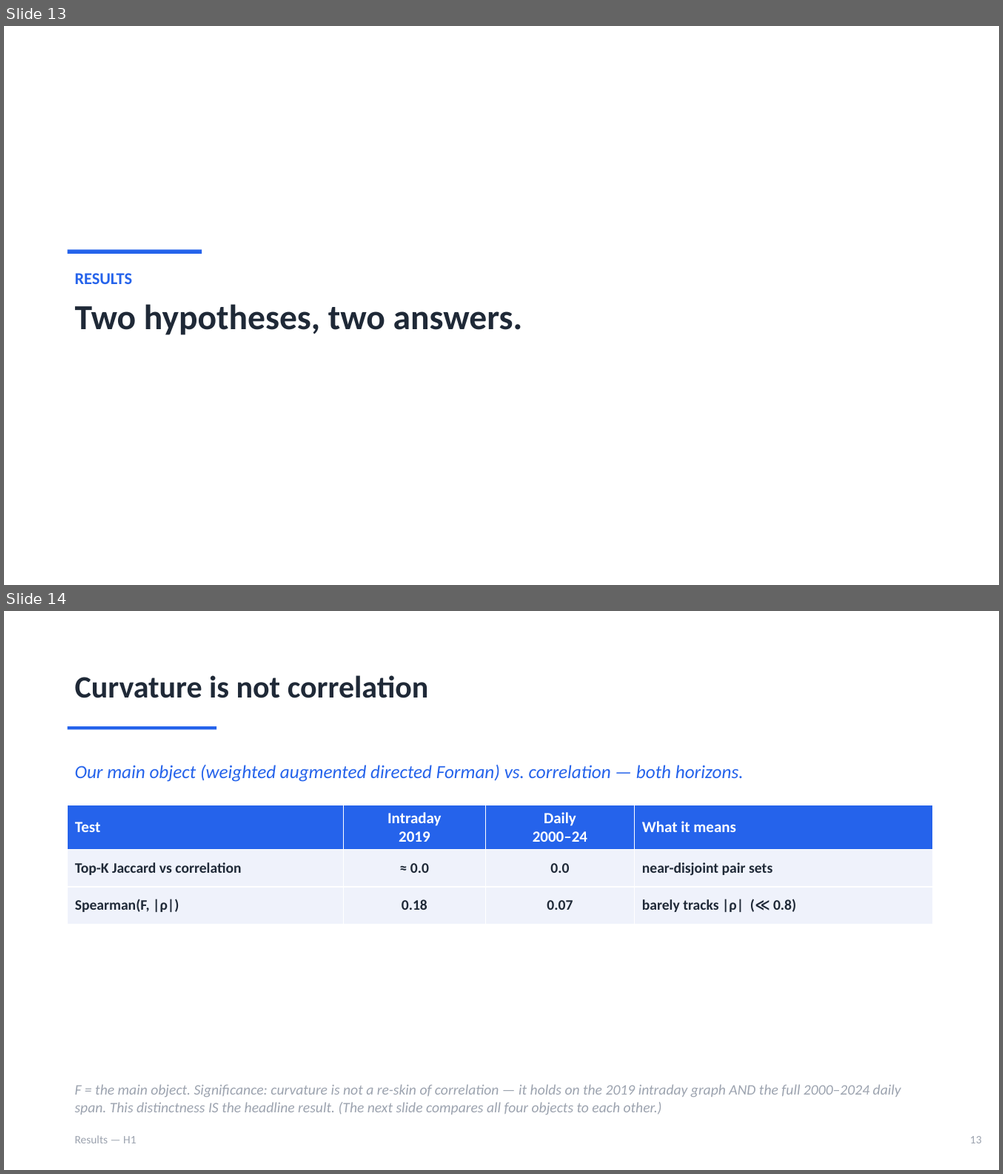
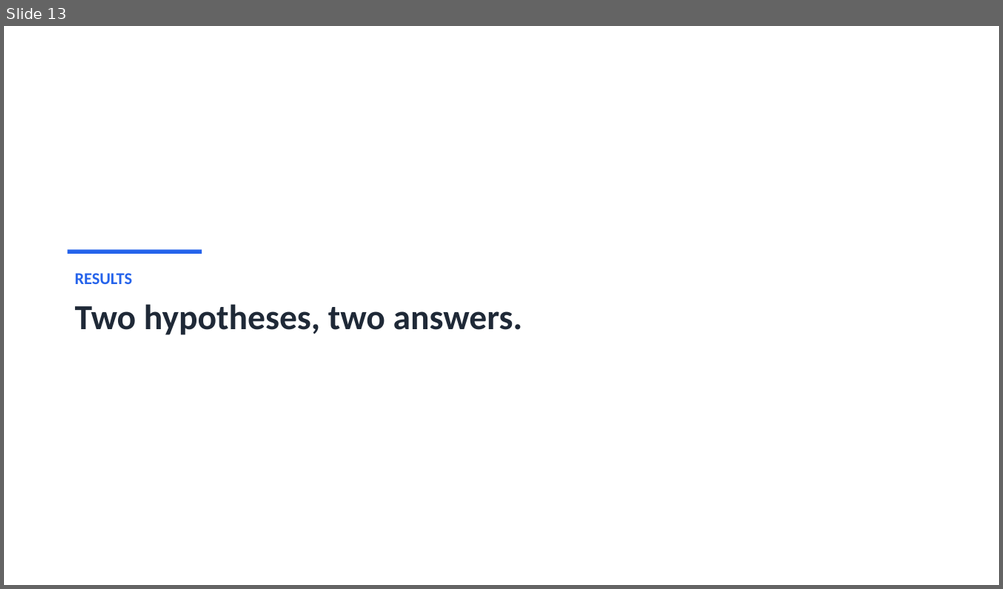
Before and after one commit to ivan-sit/Curvature-Lead-Lag-Model, a slide deck: slides/Ricci_Curvature_LeadLag.pptx. Shown one above the other, each under a label of ours: slides 13 and 14 before the commit, slide 13 after it. The pictures are 1003x1174 and 1003x589 pixels, drawn with LibreOffice and Linux fonts; fonts in the diff are those of the drawing. Boxes give left, top, right and bottom in pixels: in the first picture for what was removed or moved away, otherwise in the second. Text is boxed around its words. In the diff, an @@ line names an element or a change of style, - is before the commit and + after.

```diff
--- a/slides/Ricci_Curvature_LeadLag.pptx
+++ b/slides/Ricci_Curvature_LeadLag.pptx
@@ slide 14 removed at box(4, 611, 999, 1170), background #FFFFFF @@
@@ text removed at box(75, 675, 429, 698) @@
-Curvature is not correlation
@@ rectangle removed at box(68, 726, 216, 729) @@
@@ text removed at box(75, 765, 743, 782) @@
-Our main object (weighted augmented directed Forman) vs. correlation — both horizons.
@@ table removed at box(68, 805, 933, 917), 3 rows, 4 columns @@
-Test | Intraday / 2019 | Daily / 2000–24 | What it means
-Top-K Jaccard vs correlation | ≈ 0.0 | 0.0 | near-disjoint pair sets
-Spearman(F, |ρ|) | 0.18 | 0.07 | barely tracks |ρ| (≪ 0.8)
@@ text removed at box(75, 1085, 901, 1115) @@
-F = the main object. Significance: curvature is not a re-skin of correlation — it holds on the 2019 intraday graph AND the full 2000–2024 daily span. This distinctness IS the headline result. (The next slide compares all four objects to each other.)
@@ text removed at box(75, 1136, 136, 1144) @@
-Results — H1
@@ text removed at box(970, 1136, 982, 1144) @@
-13
```
Also in this commit, not shown: 8 slides changed, 1 other slide removed, 2 other files.
